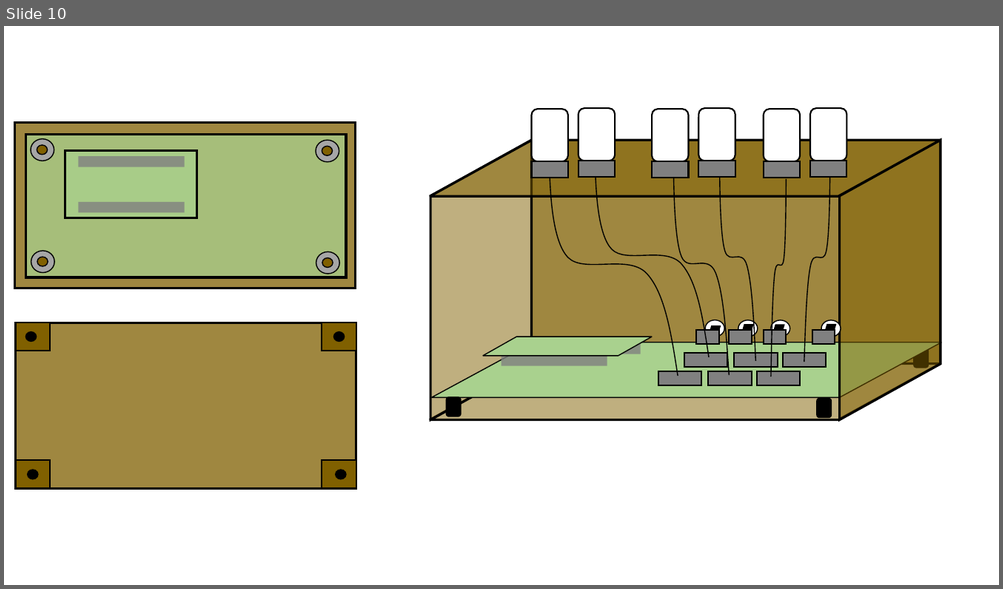
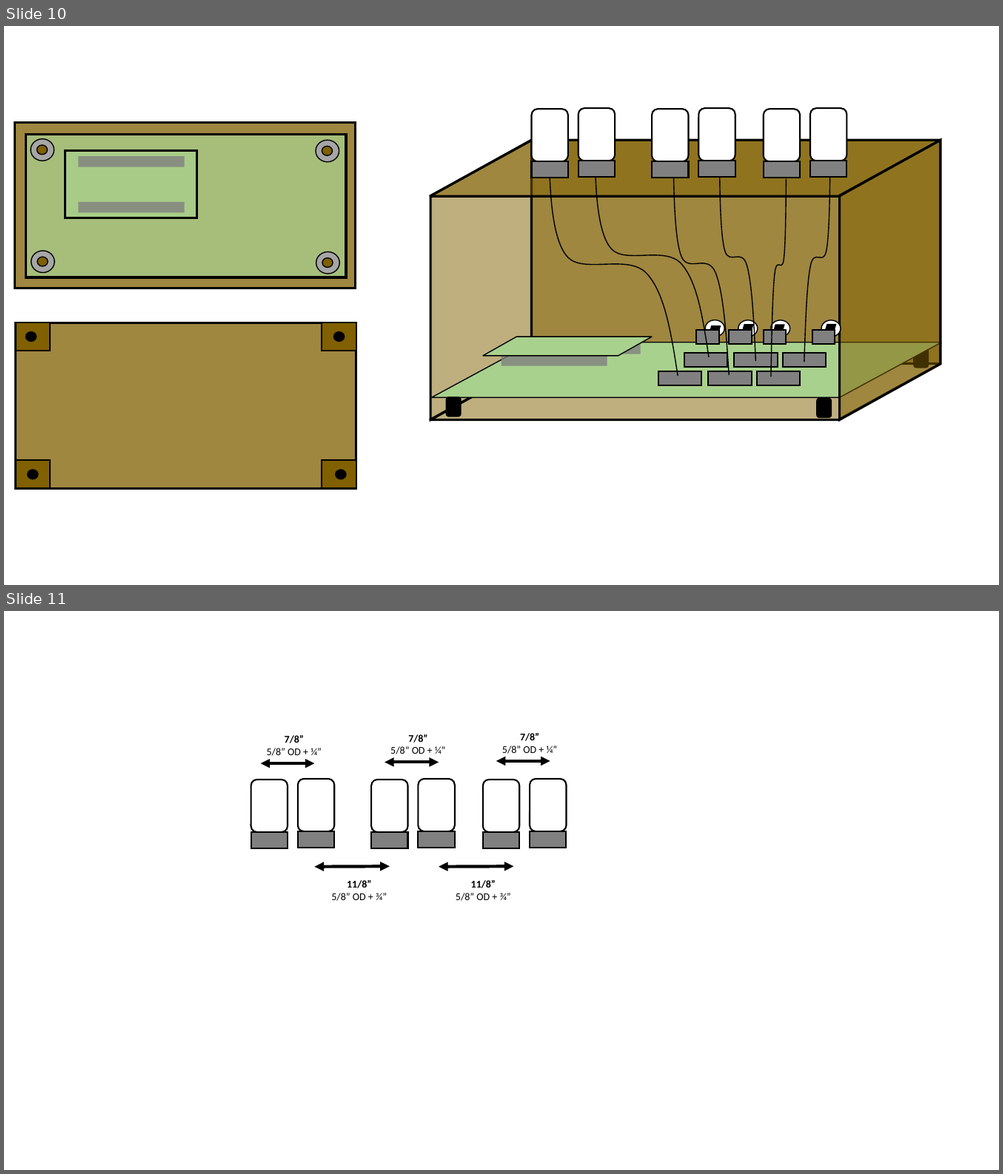
Before and after one commit to evaaan/NixieClock, a slide deck: docs/clock.pptx. Shown one above the other, each under a label of ours: slide 10 before the commit, slides 10 and 11 after it. The pictures are 1003x589 and 1003x1174 pixels, drawn with LibreOffice and Linux fonts; fonts in the diff are those of the drawing. Boxes give left, top, right and bottom in pixels: in the first picture for what was removed or moved away, otherwise in the second. Text is boxed around its words. In the diff, an @@ line names an element or a change of style, - is before the commit and + after.

```diff
--- a/docs/clock.pptx
+++ b/docs/clock.pptx
@@ slide 11 added at (4,611,999,1170), background #FFFFFF @@
@@ text added at (267,735,321,756), 10 pt, text #000000 @@
+7/8”
+5/8” OD + ¼”
@@ text added at (390,735,446,755), 10 pt, text #000000 @@
+7/8”
+5/8” OD + ¼”
@@ text added at (502,733,558,754), 10 pt, text #000000 @@
+7/8”
+5/8” OD + ¼”
@@ double arrow added from (261, 764) to (314, 764), #000000 3 pt @@
@@ double arrow added from (384, 763) to (438, 763), #000000 3 pt @@
@@ double arrow added from (496, 761) to (550, 761), #000000 3 pt @@
@@ rounded rectangle added at (251,780,287,832), fill #FFFFFF, outline #000000 1.5 pt @@
@@ rounded rectangle added at (298,779,335,832), fill #FFFFFF, outline #000000 1.5 pt @@
@@ rounded rectangle added at (371,780,407,832), fill #FFFFFF, outline #000000 1.5 pt @@
@@ rounded rectangle added at (418,779,455,832), fill #FFFFFF, outline #000000 1.5 pt @@
@@ rounded rectangle added at (483,780,520,832), fill #FFFFFF, outline #000000 1.5 pt @@
@@ rounded rectangle added at (529,779,566,832), fill #FFFFFF, outline #000000 1.5 pt @@
@@ rectangle added at (251,832,287,849), fill #808080, outline #000000 1.5 pt @@
@@ rectangle added at (298,832,335,849), fill #808080, outline #000000 1.5 pt @@
@@ rectangle added at (371,832,407,849), fill #808080, outline #000000 1.5 pt @@
@@ rectangle added at (418,832,455,849), fill #808080, outline #000000 1.5 pt @@
@@ rectangle added at (483,832,520,849), fill #808080, outline #000000 1.5 pt @@
@@ rectangle added at (529,832,566,849), fill #808080, outline #000000 1.5 pt @@
@@ double arrow added from (314, 867) to (390, 866), #000000 3 pt @@
@@ double arrow added from (438, 867) to (514, 866), #000000 3 pt @@
@@ text added at (331,880,387,901), 10 pt, text #000000 @@
+11/8”
+5/8” OD + ¾”
@@ text added at (455,880,511,901), 10 pt, text #000000 @@
+11/8”
+5/8” OD + ¾”
```
Also in this commit, not shown: 10 other files.
